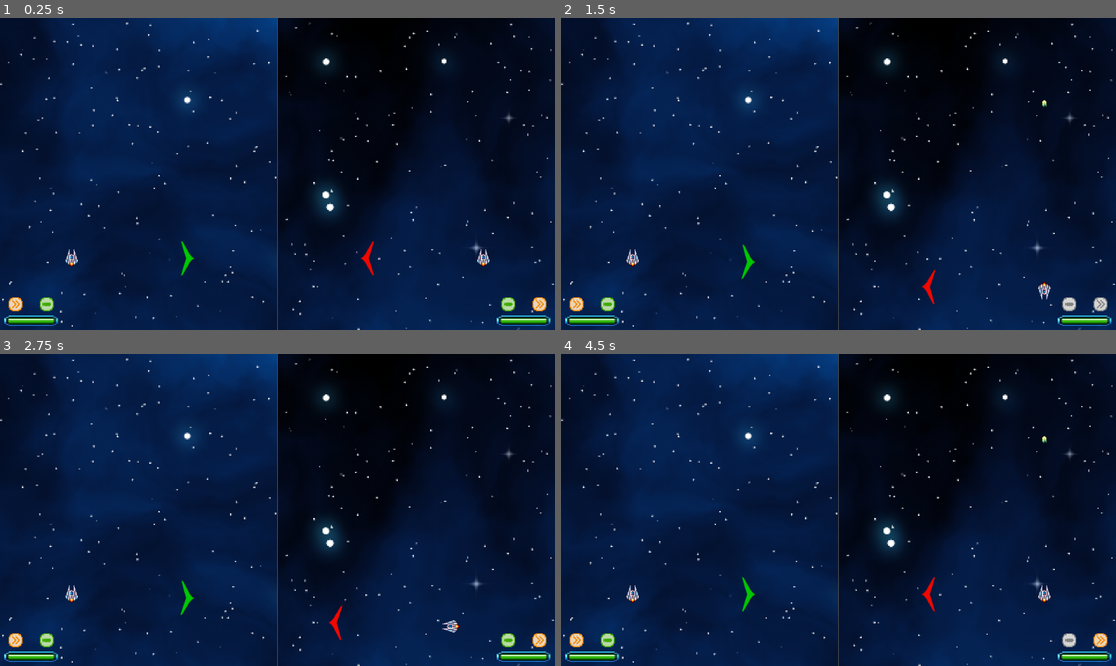
Above: before the commit, frames 1-4 (two rows, left to right).
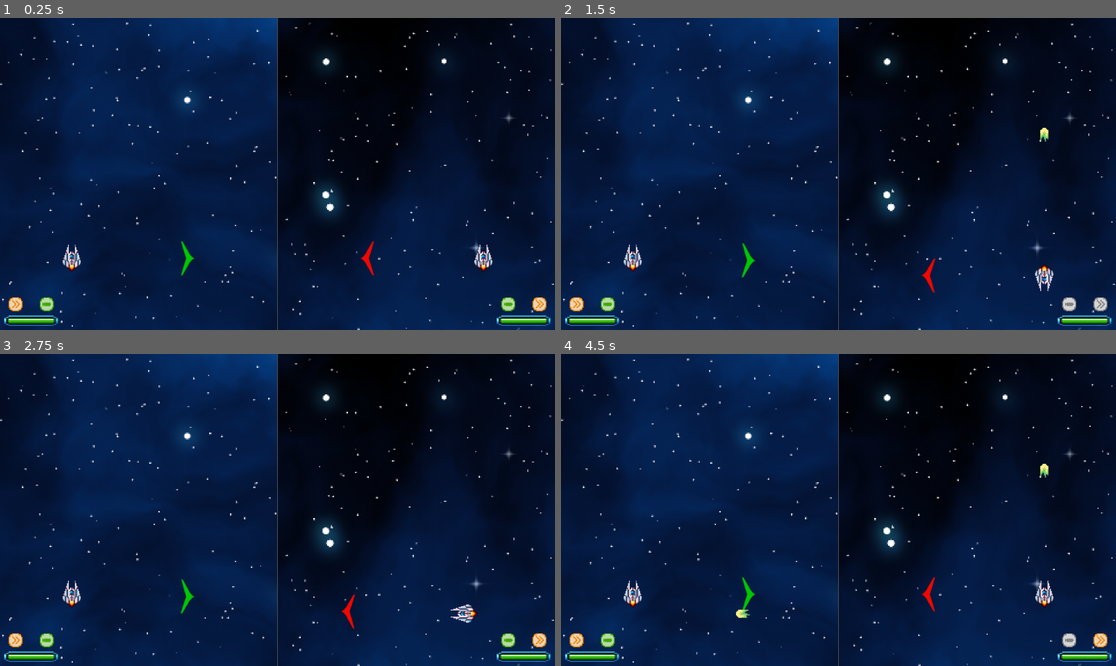
Above: after the commit, the same moments.

Repository: Draze999/Asteroiduel
Game: Godot game, scene res://splitscreen_camera.tscn
The game is run twice, just before and just after one commit, with the same random seed, the same clock (stepped at 60 frames per second) and the same inputs.
Inputs:
- Up to frame 1 (0.25 s): no input
- Up to frame 2 (1.5 s): tap Enter at 0.5 s; tap Ctrl (DashP2) at 0.6 s; tap Space (ShootP2) at 1.25 s; tap Down (MoveDownP2) at 1.35 s
- Up to frame 3 (2.75 s): tap Enter at 2 s; tap Left (MoveLeftP2) at 2.1 s
- Up to frame 4 (4.5 s): tap Space (ShootP2) at 2.75, 4.25, 4.35 s; tap Right (MoveRightP2) at 2.85 s; tap Enter at 3.5 s; tap Up (MoveUpP2) at 3.6 s

The runs differ from the first frame. In frame 1, 0.3% of the frame differs, in the area x 11-89%, y 72-82%; in frame 2, 0.7%, in the area x 11-89%, y 26-92%; in frame 3, 0.7%; in frame 4, 0.5%.

Commit message:
Added bullet animation

Diff:
--- a/bullet.gd
+++ b/bullet.gd
@@ -1,10 +1,13 @@
 extends RigidBody2D
 
-const speed = 75000.0
+const speed = 60000.0
 var timer = 3
 var ownerplayer:int
 var Bullet = load("res://Assets/bullet.png")
 @onready var bulletnode = get_node("./Sprite2D")
+var current_frame = false
+var MaxframeTime = 0.05
+var frameTime = MaxframeTime
 
 func initi(dir:Vector2, delta, player):
 	linear_velocity = speed * dir * delta
@@ -21,6 +24,11 @@
 		bulletnode.texture = (newTexture)
 
 func _process(delta):
+	frameTime -= delta
+	if (frameTime <= 0):
+		bulletnode.flip_v = (!current_frame)
+		current_frame = !current_frame
+		frameTime = MaxframeTime
 	if (timer <= 0):
 		queue_free()
 	if (abs(linear_velocity.x) + abs(linear_velocity.y) < 25):
--- a/bullet.tscn
+++ b/bullet.tscn
@@ -1,41 +1,11 @@
-[gd_scene load_steps=10 format=3 uid="uid://d3v8occtflcc7"]
+[gd_scene load_steps=5 format=3 uid="uid://d3v8occtflcc7"]
 
-[ext_resource type="Texture2D" uid="uid://bo3b4katd7m5f" path="res://Assets/bullet.png" id="1_qjpss"]
 [ext_resource type="Script" path="res://bullet.gd" id="1_qviq5"]
 [ext_resource type="Texture2D" uid="uid://sjlban2qdfks" path="res://Assets/bulletgreen.png" id="2_gmpq3"]
 
 [sub_resource type="AtlasTexture" id="AtlasTexture_6wx3b"]
 atlas = ExtResource("2_gmpq3")
 region = Rect2(418, 5, 12, 7)
-
-[sub_resource type="AtlasTexture" id="AtlasTexture_f6w4j"]
-atlas = ExtResource("1_qjpss")
-region = Rect2(112, 48, 16, 16)
-
-[sub_resource type="AtlasTexture" id="AtlasTexture_3d8qu"]
-atlas = ExtResource("1_qjpss")
-region = Rect2(128, 48, 16, 16)
-
-[sub_resource type="AtlasTexture" id="AtlasTexture_374xs"]
-atlas = ExtResource("1_qjpss")
-region = Rect2(128, 32, 16, 16)
-
-[sub_resource type="SpriteFrames" id="SpriteFrames_ekc3d"]
-animations = [{
-"frames": [{
-"duration": 1.0,
-"texture": SubResource("AtlasTexture_f6w4j")
-}, {
-"duration": 1.0,
-"texture": SubResource("AtlasTexture_3d8qu")
-}, {
-"duration": 1.0,
-"texture": SubResource("AtlasTexture_374xs")
-}],
-"loop": true,
-"name": &"bullet",
-"speed": 5.0
-}]
 
 [sub_resource type="RectangleShape2D" id="RectangleShape2D_qsj24"]
 size = Vector2(12, 7)
@@ -47,13 +17,9 @@
 
 [node name="Sprite2D" type="Sprite2D" parent="."]
 texture_filter = 1
+scale = Vector2(2, 2)
 texture = SubResource("AtlasTexture_6wx3b")
 
-[node name="AnimatedSprite2D" type="AnimatedSprite2D" parent="."]
-visible = false
-sprite_frames = SubResource("SpriteFrames_ekc3d")
-animation = &"bullet"
-frame_progress = 0.711263
-
 [node name="CollisionShape2D" type="CollisionShape2D" parent="."]
+scale = Vector2(2, 2)
 shape = SubResource("RectangleShape2D_qsj24")
--- a/player_1.gd
+++ b/player_1.gd
@@ -1,7 +1,7 @@
 extends CharacterBody2D
 
 const bullet = preload("res://bullet.tscn")
-const SPEED = 50000.0
+const SPEED = 30000.0
 var sprite:Sprite2D
 var posX = 0
 var posY = 0
--- a/player_1.tscn
+++ b/player_1.tscn
@@ -21,9 +21,11 @@
 
 [node name="Sprite2D" type="Sprite2D" parent="."]
 texture_filter = 1
+scale = Vector2(1.5, 1.5)
 texture = SubResource("AtlasTexture_hxijr")
 
 [node name="CollisionShape2D" type="CollisionShape2D" parent="."]
+scale = Vector2(1.5, 1.5)
 shape = SubResource("RectangleShape2D_2ohlm")
 
 [node name="Target" type="Sprite2D" parent="."]
--- a/player_2.gd
+++ b/player_2.gd
@@ -1,7 +1,7 @@
 extends CharacterBody2D
 
 const bullet = preload("res://bullet.tscn")
-const SPEED = 50000.0
+const SPEED = 30000.0
 var sprite:Sprite2D
 var posX = 0
 var posY = 0
--- a/player_2.tscn
+++ b/player_2.tscn
@@ -21,9 +21,11 @@
 
 [node name="Sprite2D" type="Sprite2D" parent="."]
 texture_filter = 1
+scale = Vector2(1.5, 1.5)
 texture = SubResource("AtlasTexture_hxijr")
 
 [node name="CollisionShape2D" type="CollisionShape2D" parent="."]
+scale = Vector2(1.5, 1.5)
 shape = SubResource("RectangleShape2D_2ohlm")
 
 [node name="Target" type="Sprite2D" parent="."]
--- a/splitscreen_camera.tscn
+++ b/splitscreen_camera.tscn
@@ -26,7 +26,7 @@
 
 [node name="SubViewport" type="SubViewport" parent="HBoxContainer/SubViewPortP1"]
 handle_input_locally = false
-size = Vector2i(958, 1080)
+size = Vector2i(2, 2)
 render_target_update_mode = 4
 
 [node name="Level" parent="HBoxContainer/SubViewPortP1/SubViewport" instance=ExtResource("2_etl6b")]
@@ -46,7 +46,7 @@
 
 [node name="SubViewport" type="SubViewport" parent="HBoxContainer/SubViewPortP2"]
 handle_input_locally = false
-size = Vector2i(958, 1080)
+size = Vector2i(2, 2)
 render_target_update_mode = 4
 
 [node name="Camera2D" type="Camera2D" parent="HBoxContainer/SubViewPortP2/SubViewport"]
